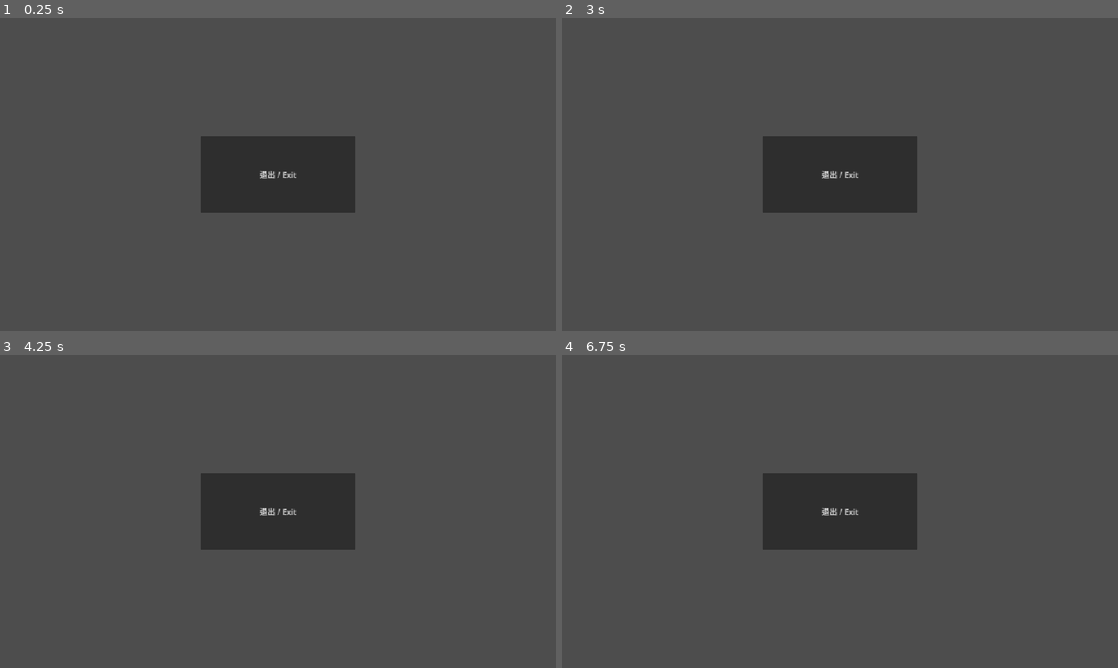
Above: before the commit, frames 1-4 (two rows, left to right).
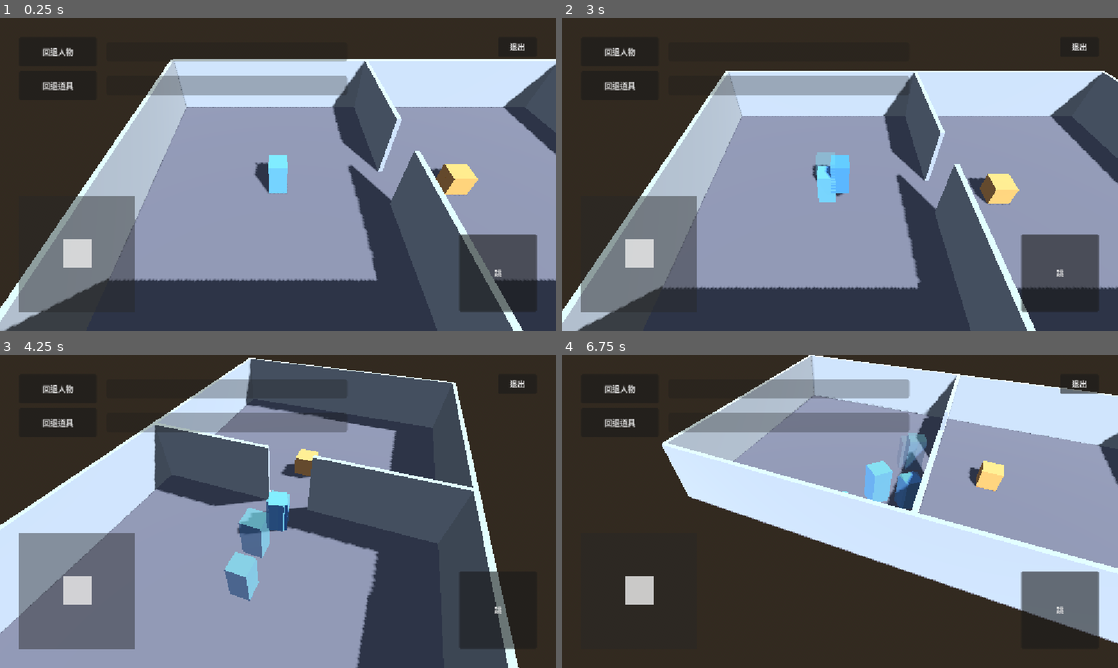
Above: after the commit, the same moments.

Repository: boomlulu/godot-jolt-time
Game: Godot game, scene res://world.tscn
Same seed, same stepped clock (60 frames per second), same inputs: the game is played once before the commit and once after it. Before the commit the project starts from res://main.tscn.
Inputs (mouse positions are in pixels of both pictures, inside the frame that each line leads up to):
- Up to frame 1 (0.25 s): no input
- Up to frame 2 (3 s): click (1062, 271) at 0.5 s, where only the run after the commit has a clickable "跳"; click (617, 52) at 1.25 s, where only the run after the commit has a clickable "回退人物"; click (617, 86) at 2 s, where only the run after the commit has a clickable "回退道具"; tap Enter at 2.75 s; move the mouse to (962, 158) at 2.77 s; hold D from 2.78 s (still down); tap Space at 2.85 s; click (962, 158) at 2.92 s
- Up to frame 3 (4.25 s): tap Space at 3.02, 3.32 s; release D at 3.5 s; drag from (166, 527) to (250, 574) at 3.52 s
- Up to frame 4 (6.75 s): tap Space at 4.25, 4.35, 5.85, 6.02, 6.32 s; move the mouse to (895, 442) at 4.27 s; hold D 4.28-5 s; click (895, 442) at 4.42 s; drag from (812, 574) to (673, 464) at 5.02 s; tap Enter at 5.75 s; move the mouse to (1006, 558) at 5.77 s; hold A 5.78-6.5 s; click (1006, 558) at 5.92 s; drag from (673, 464) to (756, 433) at 6.52 s

The runs differ from the first frame. In frame 1, 91% of the frame differs, in the area x 0-100%, y 0-100%; in frame 2, 90%; in frame 3, 85%; in frame 4, 99%.

Commit message:
feat: top-down 3D scene with rewind mechanic and ghost trail
Replace single-button exit scene with playable two-room top-down 3D demo:
- Actor (CharacterBody3D) with joystick + WASD movement, jump, space-key
- Pushable RigidBody3D box, force-pushed via slide collisions
- Camera3D yaw rotates around actor via swipe / right-drag, pitch fixed 45°
- Actor yaw lerps toward camera direction with FrontMarker for visibility
- Two rooms separated by divider wall with a doorway gap

Rewind system per object (actor + box), independent buffers:
- rewind_recorder.gd records transform + velocity every physics frame (3s @ 60Hz)
- Hold rewind_button.gd → object plays buffer in reverse, suspends physics
  (CharacterBody early-returns _physics_process, RigidBody freezes)
- Two ProgressBars at top show consumed-history percentage
- Ghost trail: spawn-based MultiMesh markers shaped like the target,
  one every 0.5s of game-time (max 6), alpha fades over 3s.
  Game-time pauses during rewind so ghosts freeze as absolute spatial
  snapshots — they represent past state, not paths to follow.

Touch input plumbing:
- emulate_mouse_from_touch=false to avoid double-events on multi-touch
- virtual_joystick.gd, touch_button.gd, rewind_button.gd handle
  ScreenTouch directly with index/state guards so joystick + button +
  swipe all work simultaneously
- touch_button respects Button.action_mode (jump fires on press,
  exit on release for anti-fatfinger)

Orientation locked landscape (window/handheld/orientation=4 sensor).

Naming convention: player-controlled character is Actor (not Player).

Co-Authored-By: Claude Opus 4.7 (1M context) <noreply@anthropic.com>

Diff:
--- /dev/null
+++ b/actor.gd
@@ -0,0 +1,87 @@
+extends CharacterBody3D
+
+const SPEED := 5.0
+const JUMP_VELOCITY := 6.0
+const GRAVITY := 18.0
+const PUSH_FORCE := 15.0
+const ROT_SMOOTH := 12.0
+const ACCEL := 28.0
+const DECEL := 32.0
+const DEADZONE := 0.15
+
+var joystick: Node = null
+var camera: Camera3D = null
+var recorder: Node = null
+var _jump_queued := false
+
+func queue_jump() -> void:
+	_jump_queued = true
+
+func _unhandled_input(event: InputEvent) -> void:
+	if event is InputEventKey and event.pressed and not event.echo and event.keycode == KEY_SPACE:
+		queue_jump()
+
+func _physics_process(delta: float) -> void:
+	if recorder and recorder.is_rewinding:
+		return
+
+	if not is_on_floor():
+		velocity.y -= GRAVITY * delta
+
+	if _jump_queued and is_on_floor():
+		velocity.y = JUMP_VELOCITY
+	_jump_queued = false
+
+	var input := Vector2.ZERO
+	if joystick:
+		input = joystick.value
+
+	var kb := Vector2.ZERO
+	if Input.is_key_pressed(KEY_W):
+		kb.y -= 1.0
+	if Input.is_key_pressed(KEY_S):
+		kb.y += 1.0
+	if Input.is_key_pressed(KEY_A):
+		kb.x -= 1.0
+	if Input.is_key_pressed(KEY_D):
+		kb.x += 1.0
+	if kb != Vector2.ZERO:
+		input = kb.normalized()
+
+	var mag := input.length()
+	if mag < DEADZONE:
+		input = Vector2.ZERO
+	else:
+		var rescaled := (mag - DEADZONE) / (1.0 - DEADZONE)
+		input = input.normalized() * minf(rescaled, 1.0)
+
+	var dir := Vector3.ZERO
+	if camera:
+		var basis := camera.global_basis
+		var cam_forward := Vector3(basis.z.x, 0.0, basis.z.z).normalized()
+		var cam_right := Vector3(basis.x.x, 0.0, basis.x.z).normalized()
+		dir = cam_right * input.x + cam_forward * input.y
+	else:
+		dir = Vector3(input.x, 0.0, input.y)
+	if dir.length() > 1.0:
+		dir = dir.normalized()
+
+	var target_v := dir * SPEED
+	var current_v := Vector3(velocity.x, 0.0, velocity.z)
+	var rate := ACCEL if input != Vector2.ZERO else DECEL
+	current_v = current_v.move_toward(target_v, rate * delta)
+	velocity.x = current_v.x
+	velocity.z = current_v.z
+
+	move_and_slide()
+
+	for i in get_slide_collision_count():
+		var c := get_slide_collision(i)
+		var other := c.get_collider()
+		if other is RigidBody3D:
+			(other as RigidBody3D).apply_central_force(-c.get_normal() * PUSH_FORCE)
+
+	if camera and "yaw_deg" in camera:
+		var target_yaw := deg_to_rad(camera.yaw_deg)
+		var t := 1.0 - exp(-ROT_SMOOTH * delta)
+		rotation.y = lerp_angle(rotation.y, target_yaw, t)
--- /dev/null
+++ b/camera_rig.gd
@@ -0,0 +1,28 @@
+extends Camera3D
+
+var target: Node3D = null
+
+const DISTANCE := 12.0
+const PITCH_DEG := 45.0
+const YAW_SENSITIVITY := 0.4
+
+var yaw_deg := 0.0
+
+func _unhandled_input(event: InputEvent) -> void:
+	if event is InputEventScreenDrag:
+		yaw_deg -= event.relative.x * YAW_SENSITIVITY
+	elif event is InputEventMouseMotion and Input.is_mouse_button_pressed(MOUSE_BUTTON_RIGHT):
+		yaw_deg -= event.relative.x * YAW_SENSITIVITY
+
+func _process(_delta: float) -> void:
+	if not target:
+		return
+	var pitch := deg_to_rad(PITCH_DEG)
+	var yaw := deg_to_rad(yaw_deg)
+	var offset := Vector3(
+		sin(yaw) * cos(pitch),
+		sin(pitch),
+		cos(yaw) * cos(pitch)
+	) * DISTANCE
+	global_position = target.global_position + offset
+	look_at(target.global_position, Vector3.UP)
--- a/main.gd
+++ /dev/null
@@ -1,5 +0,0 @@
-extends Control
-
-func _on_exit_button_pressed() -> void:
-	get_tree().quit()
-	OS.kill(OS.get_process_id())
--- a/main.tscn
+++ /dev/null
@@ -1,29 +0,0 @@
-[gd_scene format=3 uid="uid://bkkjyyptwk446"]
-
-[ext_resource type="Script" path="res://main.gd" id="1_main"]
-
-[node name="Main" type="Control"]
-layout_mode = 3
-anchors_preset = 15
-anchor_right = 1.0
-anchor_bottom = 1.0
-grow_horizontal = 2
-grow_vertical = 2
-script = ExtResource("1_main")
-
-[node name="ExitButton" type="Button" parent="."]
-layout_mode = 1
-anchors_preset = 8
-anchor_left = 0.5
-anchor_top = 0.5
-anchor_right = 0.5
-anchor_bottom = 0.5
-offset_left = -160.0
-offset_top = -80.0
-offset_right = 160.0
-offset_bottom = 80.0
-grow_horizontal = 2
-grow_vertical = 2
-text = "退出 / Exit"
-
-[connection signal="pressed" from="ExitButton" to="." method="_on_exit_button_pressed"]
--- a/project.godot
+++ b/project.godot
@@ -11,19 +11,20 @@
 [application]
 
 config/name="JoltTIme"
-run/main_scene="res://main.tscn"
+run/main_scene="res://world.tscn"
 config/features=PackedStringArray("4.6", "Mobile")
 config/icon="res://icon.svg"
 
 [display]
 
-window/handheld/orientation=1
 window/stretch/mode="canvas_items"
 window/stretch/aspect="expand"
+window/handheld/orientation=4
 
 [input_devices]
 
 pointing/emulate_touch_from_mouse=true
+pointing/emulate_mouse_from_touch=false
 
 [physics]
 
--- /dev/null
+++ b/rewind_button.gd
@@ -0,0 +1,31 @@
+extends Button
+
+signal hold_started
+signal hold_ended
+
+var _holding := false
+
+func _gui_input(event: InputEvent) -> void:
+	if disabled:
+		return
+	var is_press := false
+	var is_release := false
+	if event is InputEventScreenTouch:
+		if event.pressed:
+			is_press = true
+		else:
+			is_release = true
+		accept_event()
+	elif event is InputEventMouseButton and event.button_index == MOUSE_BUTTON_LEFT:
+		if event.pressed:
+			is_press = true
+		else:
+			is_release = true
+		accept_event()
+
+	if is_press and not _holding:
+		_holding = true
+		hold_started.emit()
+	elif is_release and _holding:
+		_holding = false
+		hold_ended.emit()
--- /dev/null
+++ b/rewind_recorder.gd
@@ -0,0 +1,96 @@
+extends Node
+
+const HISTORY_DURATION := 3.0
+const GHOST_COUNT := 6
+const GHOST_INTERVAL := HISTORY_DURATION / float(GHOST_COUNT)
+
+var target: Node3D = null
+var is_rewinding := false
+var trail: MultiMeshInstance3D = null
+var trail_color := Color(1.0, 1.0, 1.0, 1.0)
+
+var _buffer: Array = []
+var _max_size := 180
+var _rewind_start_size := 0
+var _ghosts: Array = []
+var _game_time := 0.0
+var _next_spawn_time := 0.0
+
+func _ready() -> void:
+	var fps := float(Engine.physics_ticks_per_second)
+	_max_size = int(HISTORY_DURATION * fps)
+	if not target:
+		target = get_parent()
+
+func _physics_process(delta: float) -> void:
+	if not target:
+		return
+	if is_rewinding:
+		if not _buffer.is_empty():
+			var frame: Dictionary = _buffer.pop_back()
+			target.global_transform = frame.t
+			if target is RigidBody3D:
+				(target as RigidBody3D).linear_velocity = frame.lv
+				(target as RigidBody3D).angular_velocity = frame.av
+			elif target is CharacterBody3D:
+				(target as CharacterBody3D).velocity = frame.lv
+	else:
+		var lv := Vector3.ZERO
+		var av := Vector3.ZERO
+		if target is RigidBody3D:
+			lv = (target as RigidBody3D).linear_velocity
+			av = (target as RigidBody3D).angular_velocity
+		elif target is CharacterBody3D:
+			lv = (target as CharacterBody3D).velocity
+		_buffer.append({"t": target.global_transform, "lv": lv, "av": av})
+		if _buffer.size() > _max_size:
+			_buffer.pop_front()
+
+		_game_time += delta
+		if _game_time >= _next_spawn_time:
+			_ghosts.append({"xf": target.global_transform, "spawn": _game_time})
+			_next_spawn_time = _game_time + GHOST_INTERVAL
+			if _ghosts.size() > GHOST_COUNT:
+				_ghosts.pop_front()
+
+	_update_trail()
+
+func _update_trail() -> void:
+	if not trail or not trail.multimesh:
+		return
+	var mm := trail.multimesh
+	while not _ghosts.is_empty():
+		var oldest: Dictionary = _ghosts[0]
+		if _game_time - float(oldest.spawn) >= HISTORY_DURATION:
+			_ghosts.pop_front()
+		else:
+			break
+	var n := _ghosts.size()
+	for i in n:
+		var g: Dictionary = _ghosts[i]
+		mm.set_instance_transform(i, g.xf as Transform3D)
+		var age: float = _game_time - float(g.spawn)
+		var alpha := clampf(1.0 - age / HISTORY_DURATION, 0.0, 1.0)
+		mm.set_instance_color(i, Color(trail_color.r, trail_color.g, trail_color.b, alpha))
+	mm.visible_instance_count = n
+
+func start_rewind() -> void:
+	if is_rewinding:
+		return
+	is_rewinding = true
+	_rewind_start_size = _buffer.size()
+	if target is RigidBody3D:
+		(target as RigidBody3D).freeze = true
+
+func stop_rewind() -> void:
+	if not is_rewinding:
+		return
+	is_rewinding = false
+	if target is RigidBody3D:
+		(target as RigidBody3D).freeze = false
+
+func get_progress() -> float:
+	if _rewind_start_size == 0:
+		return 0.0
+	var consumed := _rewind_start_size - _buffer.size()
+	return clampf(float(consumed) / float(_rewind_start_size), 0.0, 1.0)
--- /dev/null
+++ b/touch_button.gd
@@ -0,0 +1,19 @@
+extends Button
+
+var _armed := false
+
+func _gui_input(event: InputEvent) -> void:
+	if disabled:
+		return
+	if event is InputEventScreenTouch:
+		if event.pressed:
+			if action_mode == BaseButton.ACTION_MODE_BUTTON_PRESS:
+				pressed.emit()
+			else:
+				_armed = true
+			accept_event()
+		else:
+			if action_mode == BaseButton.ACTION_MODE_BUTTON_RELEASE and _armed:
+				pressed.emit()
+			_armed = false
+			accept_event()
--- /dev/null
+++ b/virtual_joystick.gd
@@ -0,0 +1,38 @@
+extends Control
+
+const RADIUS := 80.0
+
+var value := Vector2.ZERO
+var _drag_id := -1
+
+@onready var _thumb: Control = $Thumb
+
+func _ready() -> void:
+	_reset_thumb()
+
+func _gui_input(event: InputEvent) -> void:
+	if event is InputEventScreenTouch:
+		if event.pressed:
+			if _drag_id == -1:
+				_drag_id = event.index
+				_update_from_pos(event.position)
+		elif event.index == _drag_id:
+			_release()
+	elif event is InputEventScreenDrag and event.index == _drag_id:
+		_update_from_pos(event.position)
+
+func _update_from_pos(pos: Vector2) -> void:
+	var center := size * 0.5
+	var offset := pos - center
+	if offset.length() > RADIUS:
+		offset = offset.normalized() * RADIUS
+	_thumb.position = center + offset - _thumb.size * 0.5
+	value = offset / RADIUS
+
+func _release() -> void:
+	_drag_id = -1
+	value = Vector2.ZERO
+	_reset_thumb()
+
+func _reset_thumb() -> void:
+	_thumb.position = size * 0.5 - _thumb.size * 0.5
--- /dev/null
+++ b/world.gd
@@ -0,0 +1,42 @@
+extends Node3D
+
+@onready var _actor: CharacterBody3D = $Actor
+@onready var _pushbox: RigidBody3D = $PushBox
+@onready var _camera: Camera3D = $Camera3D
+@onready var _hud_joystick: Control = $HUD/Joystick
+@onready var _hud_jump: Button = $HUD/JumpButton
+@onready var _hud_exit: Button = $HUD/ExitButton
+@onready var _hud_actor_rewind: Button = $HUD/ActorRewindButton
+@onready var _hud_box_rewind: Button = $HUD/BoxRewindButton
+@onready var _hud_actor_bar: ProgressBar = $HUD/ActorProgressBar
+@onready var _hud_box_bar: ProgressBar = $HUD/BoxProgressBar
+@onready var _actor_recorder: Node = $Actor/Recorder
+@onready var _box_recorder: Node = $PushBox/Recorder
+@onready var _actor_trail: MultiMeshInstance3D = $ActorTrail
+@onready var _box_trail: MultiMeshInstance3D = $BoxTrail
+
+func _ready() -> void:
+	_actor.joystick = _hud_joystick
+	_actor.camera = _camera
+	_actor.recorder = _actor_recorder
+	_actor_recorder.target = _actor
+	_actor_recorder.trail = _actor_trail
+	_actor_recorder.trail_color = Color(0.4, 0.7, 1.0, 1.0)
+	_box_recorder.target = _pushbox
+	_box_recorder.trail = _box_trail
+	_box_recorder.trail_color = Color(1.0, 0.7, 0.4, 1.0)
+	_camera.target = _actor
+	_hud_jump.pressed.connect(_actor.queue_jump)
+	_hud_exit.pressed.connect(_on_exit_pressed)
+	_hud_actor_rewind.hold_started.connect(_actor_recorder.start_rewind)
+	_hud_actor_rewind.hold_ended.connect(_actor_recorder.stop_rewind)
+	_hud_box_rewind.hold_started.connect(_box_recorder.start_rewind)
+	_hud_box_rewind.hold_ended.connect(_box_recorder.stop_rewind)
+
+func _process(_delta: float) -> void:
+	_hud_actor_bar.value = _actor_recorder.get_progress() * 100.0
+	_hud_box_bar.value = _box_recorder.get_progress() * 100.0
+
+func _on_exit_pressed() -> void:
+	get_tree().quit()
+	OS.kill(OS.get_process_id())
--- /dev/null
+++ b/world.tscn
@@ -0,0 +1,309 @@
+[gd_scene load_steps=34 format=3 uid="uid://cworld3dscenev1a"]
+
+[ext_resource type="Script" path="res://world.gd" id="1_world"]
+[ext_resource type="Script" path="res://actor.gd" id="2_actor"]
+[ext_resource type="Script" path="res://camera_rig.gd" id="3_camera"]
+[ext_resource type="Script" path="res://virtual_joystick.gd" id="4_joystick"]
+[ext_resource type="Script" path="res://touch_button.gd" id="5_touchbtn"]
+[ext_resource type="Script" path="res://rewind_recorder.gd" id="6_rewind"]
+[ext_resource type="Script" path="res://rewind_button.gd" id="7_rewbtn"]
+
+[sub_resource type="ProceduralSkyMaterial" id="ProceduralSkyMaterial_1"]
+
+[sub_resource type="Sky" id="Sky_1"]
+sky_material = SubResource("ProceduralSkyMaterial_1")
+
+[sub_resource type="Environment" id="Environment_1"]
+background_mode = 2
+sky = SubResource("Sky_1")
+ambient_light_source = 3
+ambient_light_energy = 0.4
+
+[sub_resource type="BoxMesh" id="BoxMesh_floor"]
+size = Vector3(22, 0.2, 14)
+
+[sub_resource type="BoxShape3D" id="BoxShape_floor"]
+size = Vector3(22, 0.2, 14)
+
+[sub_resource type="StandardMaterial3D" id="Mat_floor"]
+albedo_color = Color(0.45, 0.45, 0.5, 1)
+
+[sub_resource type="BoxMesh" id="BoxMesh_wall_x22"]
+size = Vector3(22, 3, 0.2)
+
+[sub_resource type="BoxShape3D" id="BoxShape_wall_x22"]
+size = Vector3(22, 3, 0.2)
+
+[sub_resource type="BoxMesh" id="BoxMesh_wall_z14"]
+size = Vector3(0.2, 3, 14)
+
+[sub_resource type="BoxShape3D" id="BoxShape_wall_z14"]
+size = Vector3(0.2, 3, 14)
+
+[sub_resource type="BoxMesh" id="BoxMesh_divider_z6"]
+size = Vector3(0.2, 3, 6)
+
+[sub_resource type="BoxShape3D" id="BoxShape_divider_z6"]
+size = Vector3(0.2, 3, 6)
+
+[sub_resource type="StandardMaterial3D" id="Mat_wall"]
+albedo_color = Color(0.7, 0.75, 0.8, 1)
+
+[sub_resource type="BoxMesh" id="BoxMesh_player"]
+size = Vector3(0.8, 1.6, 0.8)
+
+[sub_resource type="BoxShape3D" id="BoxShape_player"]
+size = Vector3(0.8, 1.6, 0.8)
+
+[sub_resource type="StandardMaterial3D" id="Mat_player"]
+albedo_color = Color(0.3, 0.6, 1, 1)
+
+[sub_resource type="BoxMesh" id="BoxMesh_pushbox"]
+size = Vector3(1, 1, 1)
+
+[sub_resource type="BoxShape3D" id="BoxShape_pushbox"]
+size = Vector3(1, 1, 1)
+
+[sub_resource type="StandardMaterial3D" id="Mat_pushbox"]
+albedo_color = Color(1, 0.6, 0.2, 1)
+
+[sub_resource type="BoxMesh" id="BoxMesh_marker"]
+size = Vector3(0.3, 0.25, 0.15)
+
+[sub_resource type="StandardMaterial3D" id="Mat_marker"]
+albedo_color = Color(0.95, 0.2, 0.2, 1)
+
+[sub_resource type="StandardMaterial3D" id="Mat_ghost"]
+transparency = 1
+vertex_color_use_as_albedo = true
+albedo_color = Color(1, 1, 1, 1)
+
+[sub_resource type="BoxMesh" id="BoxMesh_ghost_actor"]
+material = SubResource("Mat_ghost")
+size = Vector3(0.8, 1.6, 0.8)
+
+[sub_resource type="BoxMesh" id="BoxMesh_ghost_box"]
+material = SubResource("Mat_ghost")
+size = Vector3(1, 1, 1)
+
+[sub_resource type="MultiMesh" id="ActorGhostMM"]
+transform_format = 1
+use_colors = true
+instance_count = 6
+visible_instance_count = 0
+mesh = SubResource("BoxMesh_ghost_actor")
+
+[sub_resource type="MultiMesh" id="BoxGhostMM"]
+transform_format = 1
+use_colors = true
+instance_count = 6
+visible_instance_count = 0
+mesh = SubResource("BoxMesh_ghost_box")
+
+[node name="World" type="Node3D"]
+script = ExtResource("1_world")
+
+[node name="WorldEnvironment" type="WorldEnvironment" parent="."]
+environment = SubResource("Environment_1")
+
+[node name="DirectionalLight3D" type="DirectionalLight3D" parent="."]
+transform = Transform3D(0.866025, -0.353553, 0.353553, 0, 0.707107, 0.707107, -0.5, -0.612372, 0.612372, 0, 10, 0)
+shadow_enabled = true
+
+[node name="Floor" type="StaticBody3D" parent="."]
+transform = Transform3D(1, 0, 0, 0, 1, 0, 0, 0, 1, 0, -0.1, 0)
+
+[node name="MeshInstance3D" type="MeshInstance3D" parent="Floor"]
+mesh = SubResource("BoxMesh_floor")
+surface_material_override/0 = SubResource("Mat_floor")
+
+[node name="CollisionShape3D" type="CollisionShape3D" parent="Floor"]
+shape = SubResource("BoxShape_floor")
+
+[node name="WallNorth" type="StaticBody3D" parent="."]
+transform = Transform3D(1, 0, 0, 0, 1, 0, 0, 0, 1, 0, 1.5, -7)
+
+[node name="MeshInstance3D" type="MeshInstance3D" parent="WallNorth"]
+mesh = SubResource("BoxMesh_wall_x22")
+surface_material_override/0 = SubResource("Mat_wall")
+
+[node name="CollisionShape3D" type="CollisionShape3D" parent="WallNorth"]
+shape = SubResource("BoxShape_wall_x22")
+
+[node name="WallSouth" type="StaticBody3D" parent="."]
+transform = Transform3D(1, 0, 0, 0, 1, 0, 0, 0, 1, 0, 1.5, 7)
+
+[node name="MeshInstance3D" type="MeshInstance3D" parent="WallSouth"]
+mesh = SubResource("BoxMesh_wall_x22")
+surface_material_override/0 = SubResource("Mat_wall")
+
+[node name="CollisionShape3D" type="CollisionShape3D" parent="WallSouth"]
+shape = SubResource("BoxShape_wall_x22")
+
+[node name="WallWest" type="StaticBody3D" parent="."]
+transform = Transform3D(1, 0, 0, 0, 1, 0, 0, 0, 1, -11, 1.5, 0)
+
+[node name="MeshInstance3D" type="MeshInstance3D" parent="WallWest"]
+mesh = SubResource("BoxMesh_wall_z14")
+surface_material_override/0 = SubResource("Mat_wall")
+
+[node name="CollisionShape3D" type="CollisionShape3D" parent="WallWest"]
+shape = SubResource("BoxShape_wall_z14")
+
+[node name="WallEast" type="StaticBody3D" parent="."]
+transform = Transform3D(1, 0, 0, 0, 1, 0, 0, 0, 1, 11, 1.5, 0)
+
+[node name="MeshInstance3D" type="MeshInstance3D" parent="WallEast"]
+mesh = SubResource("BoxMesh_wall_z14")
+surface_material_override/0 = SubResource("Mat_wall")
+
+[node name="CollisionShape3D" type="CollisionShape3D" parent="WallEast"]
+shape = SubResource("BoxShape_wall_z14")
+
+[node name="DividerUpper" type="StaticBody3D" parent="."]
+transform = Transform3D(1, 0, 0, 0, 1, 0, 0, 0, 1, 0, 1.5, -4)
+
+[node name="MeshInstance3D" type="MeshInstance3D" parent="DividerUpper"]
+mesh = SubResource("BoxMesh_divider_z6")
+surface_material_override/0 = SubResource("Mat_wall")
+
+[node name="CollisionShape3D" type="CollisionShape3D" parent="DividerUpper"]
+shape = SubResource("BoxShape_divider_z6")
+
+[node name="DividerLower" type="StaticBody3D" parent="."]
+transform = Transform3D(1, 0, 0, 0, 1, 0, 0, 0, 1, 0, 1.5, 4)
+
+[node name="MeshInstance3D" type="MeshInstance3D" parent="DividerLower"]
+mesh = SubResource("BoxMesh_divider_z6")
+surface_material_override/0 = SubResource("Mat_wall")
+
+[node name="CollisionShape3D" type="CollisionShape3D" parent="DividerLower"]
+shape = SubResource("BoxShape_divider_z6")
+
+[node name="Actor" type="CharacterBody3D" parent="."]
+transform = Transform3D(1, 0, 0, 0, 1, 0, 0, 0, 1, -5, 0.8, 0)
+script = ExtResource("2_actor")
+
+[node name="MeshInstance3D" type="MeshInstance3D" parent="Actor"]
+mesh = SubResource("BoxMesh_player")
+surface_material_override/0 = SubResource("Mat_player")
+
+[node name="CollisionShape3D" type="CollisionShape3D" parent="Actor"]
+shape = SubResource("BoxShape_player")
+
+[node name="FrontMarker" type="MeshInstance3D" parent="Actor"]
+transform = Transform3D(1, 0, 0, 0, 1, 0, 0, 0, 1, 0, 0.5, -0.475)
+mesh = SubResource("BoxMesh_marker")
+surface_material_override/0 = SubResource("Mat_marker")
+
+[node name="Recorder" type="Node" parent="Actor"]
+script = ExtResource("6_rewind")
+
+[node name="PushBox" type="RigidBody3D" parent="."]
+transform = Transform3D(1, 0, 0, 0, 1, 0, 0, 0, 1, 3, 0.5, 0)
+mass = 1.0
+linear_damp = 2.0
+angular_damp = 4.0
+
+[node name="MeshInstance3D" type="MeshInstance3D" parent="PushBox"]
+mesh = SubResource("BoxMesh_pushbox")
+surface_material_override/0 = SubResource("Mat_pushbox")
+
+[node name="CollisionShape3D" type="CollisionShape3D" parent="PushBox"]
+shape = SubResource("BoxShape_pushbox")
+
+[node name="Recorder" type="Node" parent="PushBox"]
+script = ExtResource("6_rewind")
+
+[node name="ActorTrail" type="MultiMeshInstance3D" parent="."]
+multimesh = SubResource("ActorGhostMM")
+
+[node name="BoxTrail" type="MultiMeshInstance3D" parent="."]
+multimesh = SubResource("BoxGhostMM")
+
+[node name="Camera3D" type="Camera3D" parent="."]
+transform = Transform3D(1, 0, 0, 0, 0.707107, 0.707107, 0, -0.707107, 0.707107, -5, 7.8, 7)
+script = ExtResource("3_camera")
+fov = 60.0
+
+[node name="HUD" type="CanvasLayer" parent="."]
+
+[node name="Joystick" type="Control" parent="HUD"]
+script = ExtResource("4_joystick")
+anchor_top = 1.0
+anchor_bottom = 1.0
+offset_left = 40.0
+offset_top = -280.0
+offset_right = 280.0
+offset_bottom = -40.0
+
+[node name="Base" type="ColorRect" parent="HUD/Joystick"]
+mouse_filter = 2
+color = Color(0.15, 0.15, 0.15, 0.45)
+anchor_right = 1.0
+anchor_bottom = 1.0
+
+[node name="Thumb" type="ColorRect" parent="HUD/Joystick"]
+mouse_filter = 2
+color = Color(0.9, 0.9, 0.9, 0.85)
+offset_left = 90.0
+offset_top = 90.0
+offset_right = 150.0
+offset_bottom = 150.0
+
+[node name="JumpButton" type="Button" parent="HUD"]
+script = ExtResource("5_touchbtn")
+action_mode = 0
+text = "跳"
+anchor_left = 1.0
+anchor_top = 1.0
+anchor_right = 1.0
+anchor_bottom = 1.0
+offset_left = -200.0
+offset_top = -200.0
+offset_right = -40.0
+offset_bottom = -40.0
+
+[node name="ExitButton" type="Button" parent="HUD"]
+script = ExtResource("5_touchbtn")
+text = "退出"
+anchor_left = 1.0
+anchor_right = 1.0
+offset_left = -120.0
+offset_top = 40.0
+offset_right = -40.0
+offset_bottom = 80.0
+
+[node name="ActorRewindButton" type="Button" parent="HUD"]
+script = ExtResource("7_rewbtn")
+text = "回退人物"
+offset_left = 40.0
+offset_top = 40.0
+offset_right = 200.0
+offset_bottom = 100.0
+
+[node name="BoxRewindButton" type="Button" parent="HUD"]
+script = ExtResource("7_rewbtn")
+text = "回退道具"
+offset_left = 40.0
+offset_top = 110.0
+offset_right = 200.0
+offset_bottom = 170.0
+
+[node name="ActorProgressBar" type="ProgressBar" parent="HUD"]
+offset_left = 220.0
+offset_top = 50.0
+offset_right = 720.0
+offset_bottom = 90.0
+max_value = 100.0
+step = 0.1
+show_percentage = false
+
+[node name="BoxProgressBar" type="ProgressBar" parent="HUD"]
+offset_left = 220.0
+offset_top = 120.0
+offset_right = 720.0
+offset_bottom = 160.0
+max_value = 100.0
+step = 0.1
+show_percentage = false
Not shown, added: actor.gd.uid
Not shown, added: camera_rig.gd.uid
Not shown, removed: main.gd.uid
Not shown, added: rewind_button.gd.uid
Not shown, added: rewind_recorder.gd.uid
Not shown, added: touch_button.gd.uid
Not shown, added: virtual_joystick.gd.uid
Not shown, added: world.gd.uid
